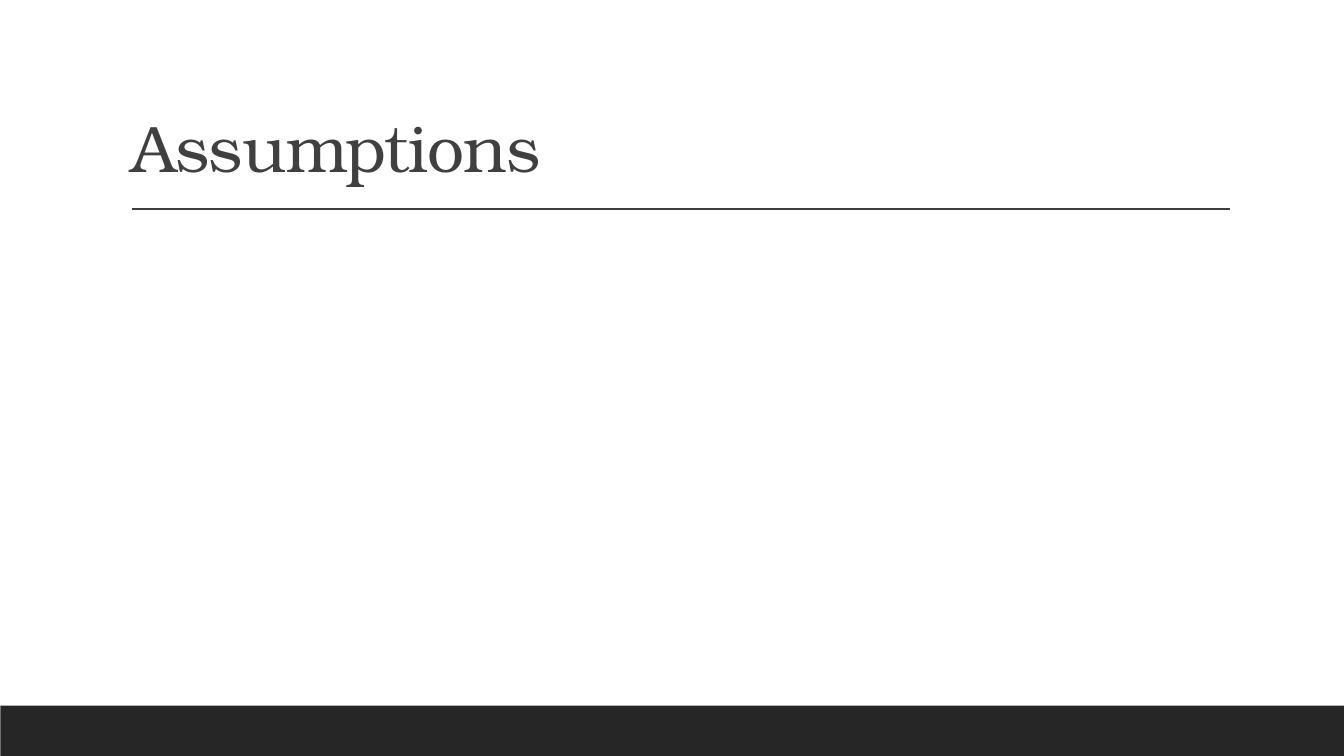
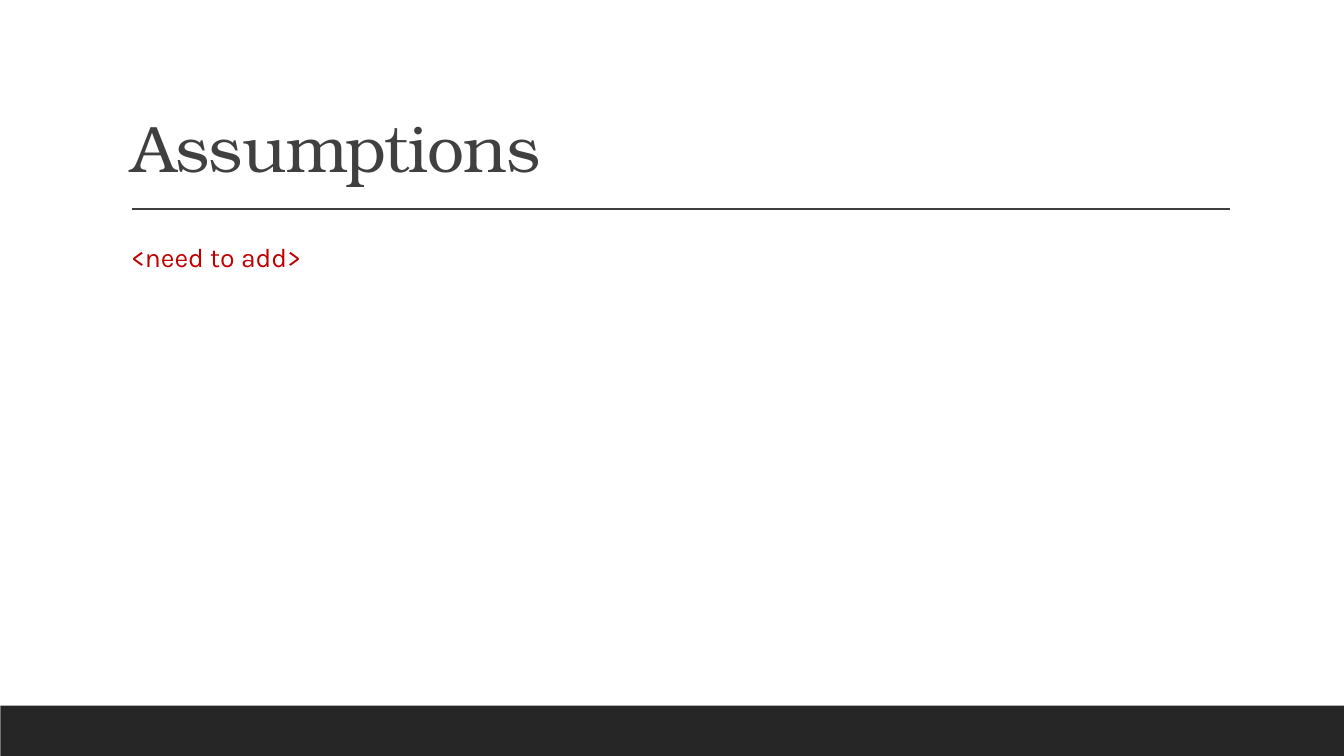
Before and after one commit to vidhyadharpandit/LendingClubCaseStudy, a slide deck: slide 4 of LendingClubCaseStudy-Presentation.pptx. Drawn at 1344x756 pixels with LibreOffice and Linux fonts; fonts in the diff are those of the drawing. Boxes give left, top, right and bottom in pixels: in the first picture for what was removed or moved away, otherwise in the second. Text is boxed around its words. In the diff, an @@ line names an element or a change of style, - is before the commit and + after.

```diff
--- a/LendingClubCaseStudy-Presentation.pptx
+++ b/LendingClubCaseStudy-Presentation.pptx
@@ text added at box(131, 249, 301, 268), 19 pt, text #C00000 @@
+  <need to add>
```
Also in this commit, not shown: 2 other slides changed, 2 other files.
